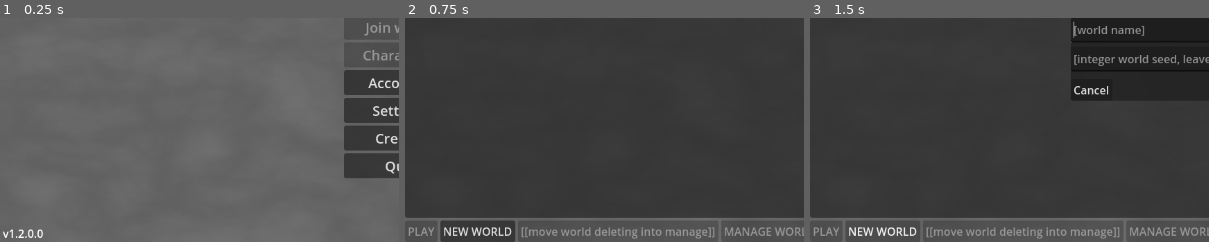
Above: before the commit, frames 1-3 (left to right).
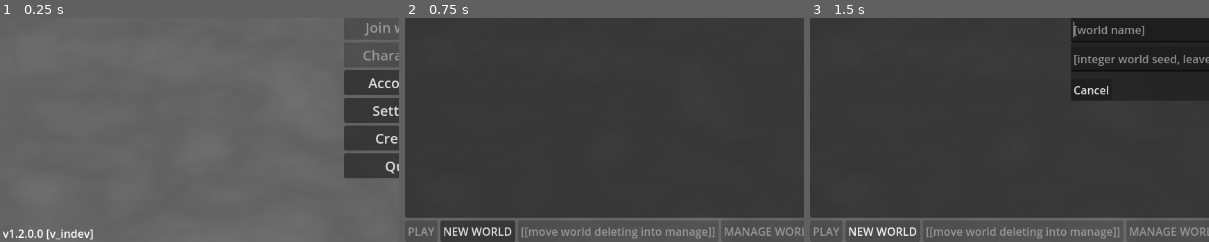
Above: after the commit, the same moments.

Repository: pixerhp/Hatchetflair
Game: Godot game, scene res://scenes/main_scenes/main_menu.tscn
Two runs of this game, one before a commit and one after it. Both use one fixed random seed, a clock stepped at 60 frames per second and the inputs below.
Inputs:
- Up to frame 1 (0.25 s): no input
- Up to frame 2 (0.75 s): click "Start world" at 0.5 s
- Up to frame 3 (1.5 s): click "NEW WORLD" at 1.25 s
The pictures show only the part of the screen within x 0-50%, y 50-100%; the shares and areas given below are measured in that part.

The runs differ from the first frame. In frame 1, 0.3% of the frame differs, in the area x 11-24%, y 94-100%; in frame 2, nothing differs; in frame 3, nothing differs.

Commit message:
Title corner version text now affected by is_indev

Diff:
--- a/scripts/main_scenes/main_menu/menu_title.gd
+++ b/scripts/main_scenes/main_menu/menu_title.gd
@@ -28,7 +28,7 @@
 	if corner_version_text_node == null:
 		push_error("Corner version text node not found.")
 		return
-	corner_version_text_node.text = "v" + Globals.V_ENTIRE
+	corner_version_text_node.text = "v" + Globals.V_ENTIRE + (" [v_indev]" if Globals.IS_VERSION_INDEV else "")
 	return
 
 func _update_welcome_message():
